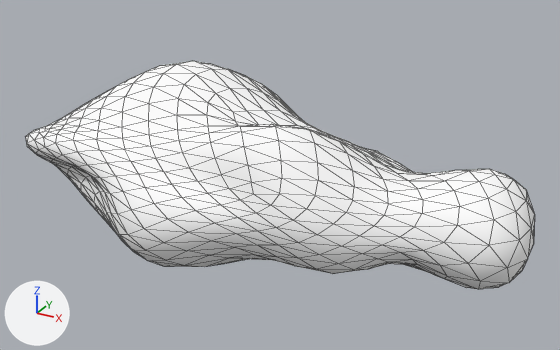
A saved change to the glTF model orrun/assets/props/rocks/rock_slab_veined.glb.
One viewpoint serves both versions: a 50 mm lens placed at (1.04, -1.752, 1.1), pointed at (0.063, 0.024, 0.212). The axes (+X, +Y, +Z) are drawn at lower left. The lights are the same throughout. The older version comes first. Mesh edges are drawn as thin lines.

In view in the first picture: 'rock_slab_veined'.
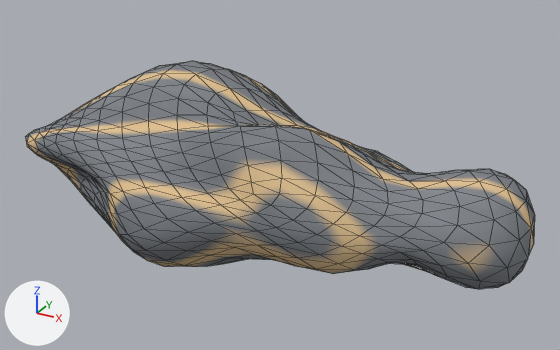
Changed parts and their boxes (x1, y1, x2, y2) in the pictures (560 x 350 px):
'rock_slab_veined', surface changed (darker)
    both: (26, 61, 535, 289)

Diff of the bpy script that builds the scene:
```diff
--- a/orrun/assets/props/rocks/rock_slab_veined.glb.py
+++ b/orrun/assets/props/rocks/rock_slab_veined.glb.py
@@ img_rock_slab_veined_albedo @@
+img_rock_slab_veined_albedo = load_image('rock_slab_veined_albedo', '_unpacked/rock_slab_veined_albedo', 512, 512, 'sRGB')
@@ mat_rock_slab_veined_baked @@
 mat_rock_slab_veined_baked = principled_material('rock_slab_veined_baked')
-mat_rock_slab_veined_baked.base_color = (1.0, 1.0, 1.0)  # white #ffffff
+mat_rock_slab_veined_baked.texture = img_rock_slab_veined_albedo
 mat_rock_slab_veined_baked.roughness = 1.0
```
